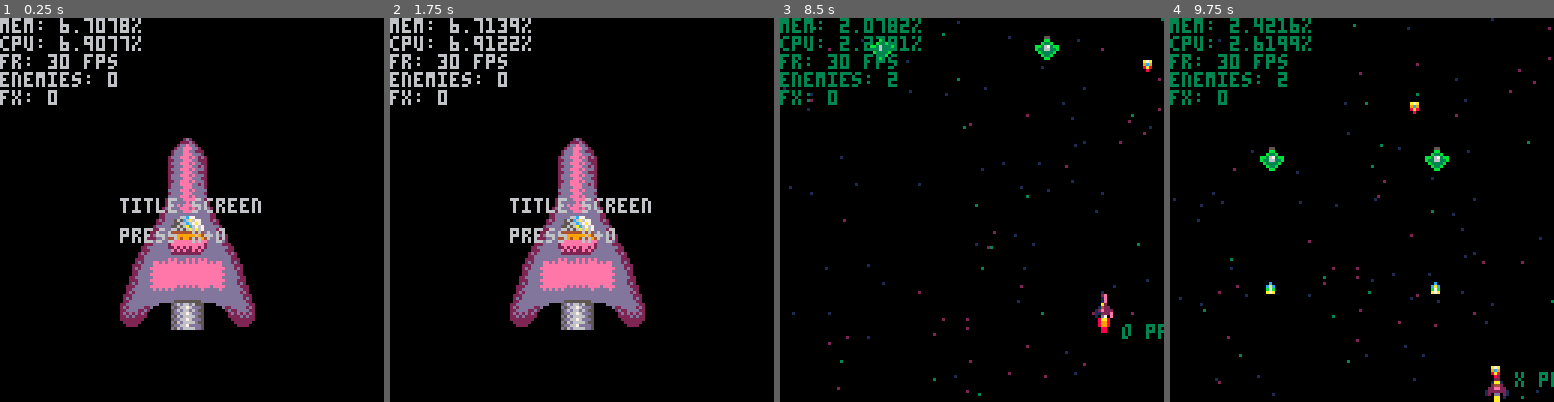
Above: before the commit, frames 1-4 (left to right).
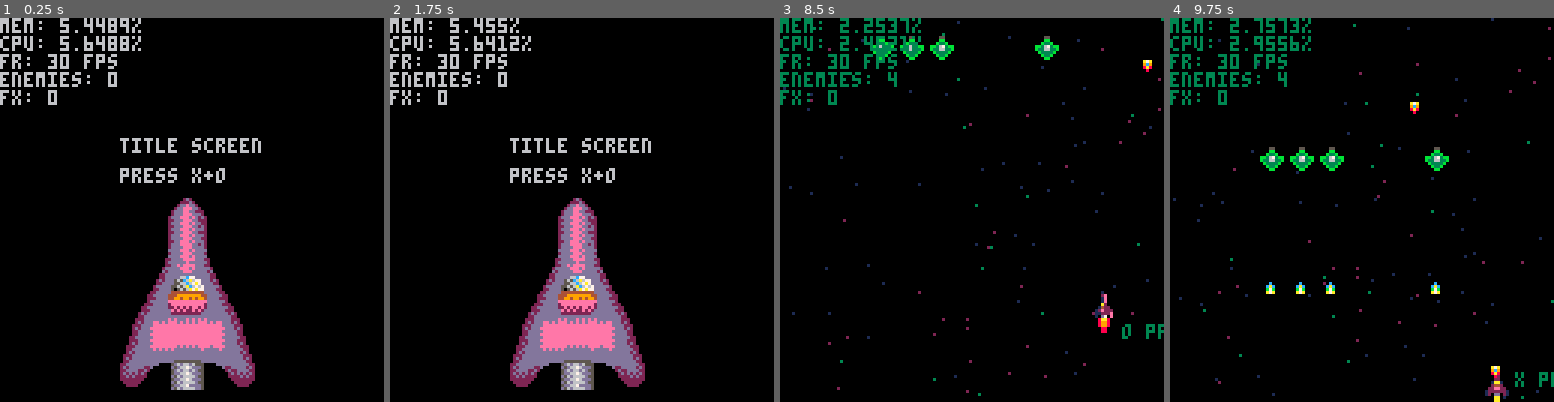
Above: after the commit, the same moments.

Repository: JobenNC/pico-shmup
Game: PICO-8 cartridge pico-shmup.p8
The game is run twice, just before and just after one commit, with the same random seed, the same clock (stepped at 60 frames per second) and the same inputs.
Inputs:
- Up to frame 1 (0.25 s): no input
- Up to frame 2 (1.75 s): tap X (X key) at 0.33, 1.07 s; tap O (Z key) at 0.7, 1.7 s; hold Right from 1.6 s (still down)
- Up to frame 3 (8.5 s): tap X (X key) every 1.12 s from 1.85 to 7.43 s; release Right at 2.1 s; tap O (Z key) every 0.4 s from 2.1 to 8.1 s; hold Up 2.15-2.42 s; hold Right 2.47-3.03 s; hold Left 3.08-3.58 s; hold Down 3.63-3.97 s; hold Right 4.02-4.68 s; hold Up 4.73-5.03 s; hold Left 5.08-5.68 s; hold Down 5.73-6.03 s; hold Right 6.08-6.58 s; hold Right 6.63-7.13 s; hold Up 7.18-7.45 s; hold Right 7.5-8.07 s; hold Left from 8.12 s (still down)
- Up to frame 4 (9.75 s): tap O (Z key) every 0.4 s from 8.5 to 9.7 s; tap X (X key) at 8.55, 9.67 s; release Left at 8.62 s; hold Down 8.67-9 s; hold Right 9.05-9.72 s

The runs differ from the first frame. In frame 1, 15% of the frame differs, in the area x 15-68%, y 0-97%; in frame 2, 15%; in frame 3, 0.6%; in frame 4, 0.9%.

Commit message:
actually cycling through level waves - player dies on contact with enemy ship

Diff:
--- a/pico-shmup.p8
+++ b/pico-shmup.p8
@@ -322,10 +322,20 @@
 	 if aabb_collision(self, player)
 	 then
 	  -- enemy dies
-	  local _fx = explosion:new(self.x, self.y)
-	  add(fx_list, _fx)
-	  sfx(collision_sfx)
-	 	del(enemy_list, self)
+	  --local _fx = explosion:new(self.x, self.y)
+	  --add(fx_list, _fx)
+	  --sfx(collision_sfx)
+	 	--del(enemy_list, self)
+
+	 	-- player dies
+	 	local _fx = explosion:new(self.x, self.y)
+   add(fx_list, _fx)
+   sfx(collision_sfx)
+   del(bullet_list, self)
+   --_upd = game_over_update
+   --_drw = game_over_draw
+   _upd = gs_game_over.update
+   _drw = gs_game_over.draw
 	 end
 
 	 if self.y >=127
@@ -594,6 +604,9 @@
 
 gs_level_one = {
  -- music? score?
+ waves = get_lvl_one_waves(),
+ wave_counter = 1,
+
  update = function()
 	 player:update()
 
@@ -615,7 +628,16 @@
 	 -- reload waves
 	 if #enemy_list == 0
 	 then
-	  gs_level_one.init()
+	  if gs_level_one.wave_counter >= 3
+	  then
+	   gs_level_one.waves = get_lvl_one_waves()
+	  	gs_level_one.wave_counter = 1
+	  else
+	  	gs_level_one.wave_counter += 1
+	  end
+	  gs_level_one.init(
+	   gs_level_one.wave_counter
+	  )
 	 end
 	end,
  draw = function()
@@ -638,11 +660,11 @@
    _fx:draw()
   end
 	end,
- init = function()
+ init = function(wave_num)
  -- initiate wave 1
   --import "./main_sprites.png"
 	 for _e in all(
-	  get_lvl_one_waves()[1].wave
+	  gs_level_one.waves[wave_num].wave
 	 )
 	 do
 	  add(enemy_list, _e)
@@ -654,7 +676,7 @@
  update = function()
 	 if btn(🅾️) and btn(❎)
 	 then
-	  gs_level_one.init()
+	  gs_level_one.init(gs_level_one.wave_counter)
 	  _upd = gs_level_one.update
 	  _drw = gs_level_one.draw
 	 end
@@ -662,9 +684,9 @@
 
  draw = function()
   cls()
-  spr(48, 40, 40, 45, 65)
-  print("title screen", 40, 60)
-  print("press x+o", 40, 70)
+  spr(48, 40, 60, 45, 65)
+  print("title screen", 40, 40)
+  print("press x+o", 40, 50)
  end
 }
 
@@ -677,7 +699,9 @@
 	 if btn(🅾️) and btn(❎)
 	 then
 	  clear_game()
-	  gs_level_one.init()
+	  gs_level_one.waves = get_lvl_one_waves()
+	  gs_level_one.wave_counter = 1
+	  gs_level_one.init(gs_level_one.wave_counter)
 	  _upd = gs_level_one.update
 	  _drw = gs_level_one.draw
 	 end
